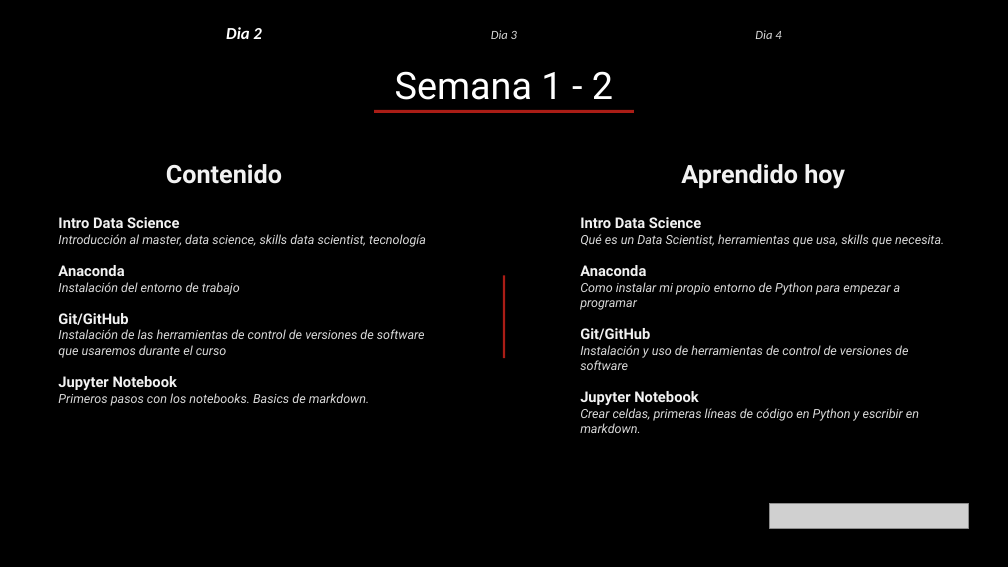
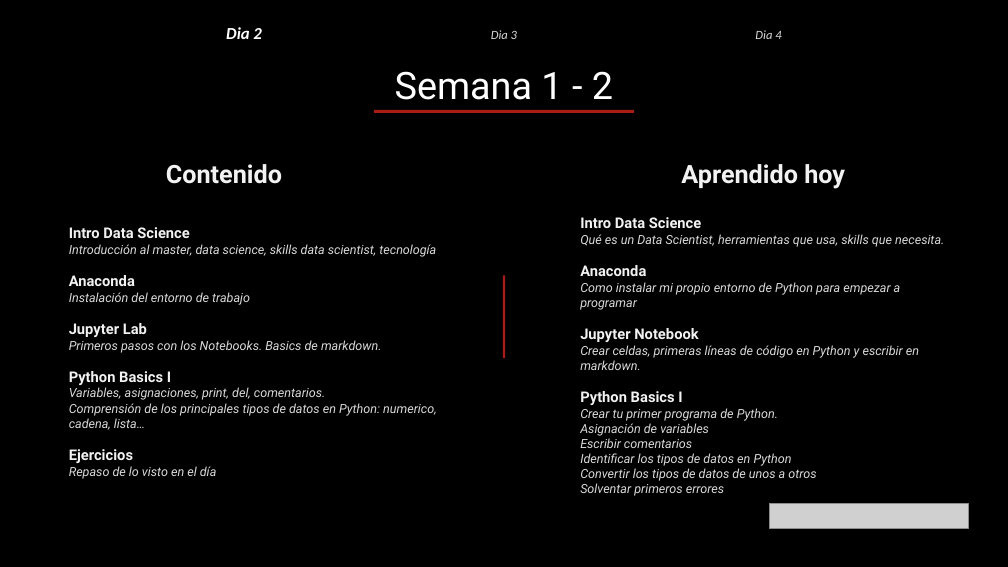
Before and after one commit to miriamdreyer/thebridge, a slide deck: slide 3 of 0_Ramp_Up/documentos/Data Science - Ramp Up - Contenidos.pptx. Drawn at 1008x567 pixels with LibreOffice and Linux fonts; fonts in the diff are those of the drawing; grey boxes stand for pictures. Boxes give left, top, right and bottom in pixels: in the first picture for what was removed or moved away, otherwise in the second. Text is boxed around its words. In the diff, an @@ line names an element or a change of style, - is before the commit and + after.

Commit message:
Fin documentacion anaconda y jupyter lab

```diff
--- a/0_Ramp_Up/documentos/Data Science - Ramp Up - Contenidos.pptx
+++ b/0_Ramp_Up/documentos/Data Science - Ramp Up - Contenidos.pptx
@@ text "Intro Data Science": place and size @@
-text "Intro Data Science" at [58, 217, 426, 406]
+text "Intro Data Science" at [69, 227, 436, 479]
@@ text at [69, 323, 436, 479]: text changed @@
-Git/GitHub
-Instalación de las herramientas de control de versiones de software que usaremos durante el curso
-Jupyter Notebook
-Primeros pasos con los notebooks. Basics de markdown.
+Jupyter Lab
+Primeros pasos con los Notebooks. Basics de markdown.
+Python Basics I
+Variables, asignaciones, print, del, comentarios.
+Comprensión de los principales tipos de datos en Python: numerico, cadena, lista…
+Ejercicios
+Repaso de lo visto en el día
@@ text at [580, 328, 908, 370]: paragraphs removed @@
-Git/GitHub
-Instalación y uso de herramientas de control de versiones de software
@@ text at [580, 391, 816, 496]: paragraphs added @@
+Python Basics I
+Crear tu primer programa de Python.
+Asignación de variables
+Escribir comentarios
+Identificar los tipos de datos en Python
+Convertir los tipos de datos de unos a otros
+Solventar primeros errores
```
Also in this commit, not shown: 3 other slides changed, 5 other files.
